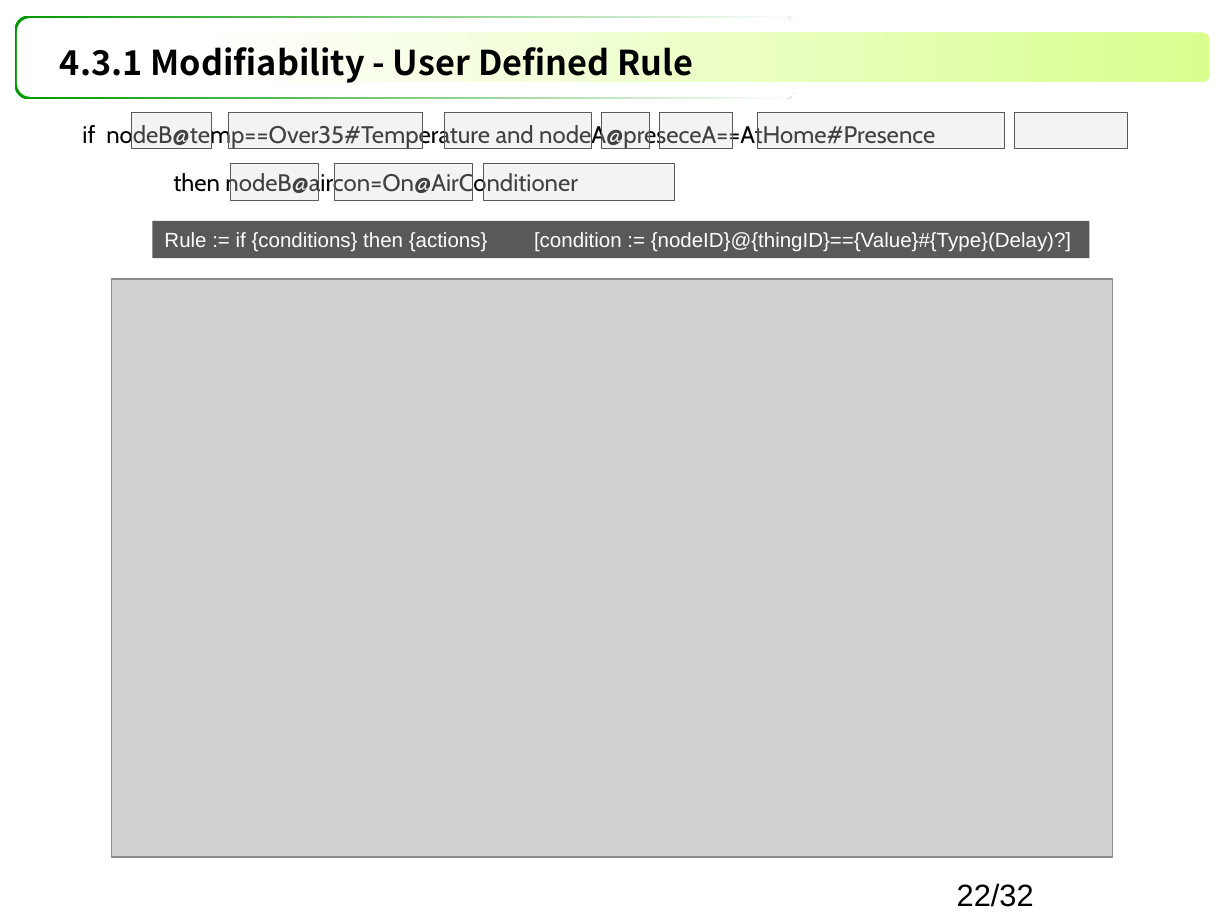
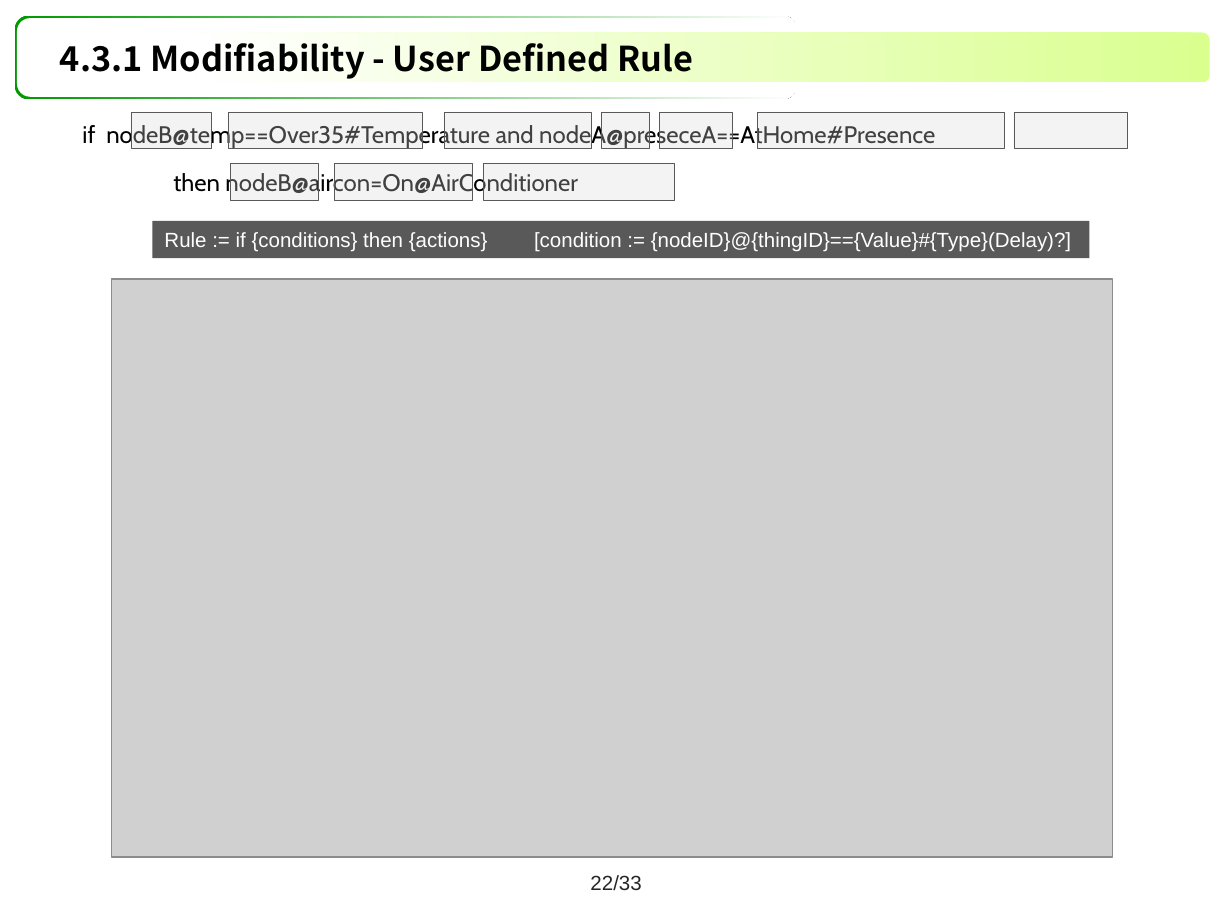
Before and after one commit to youkkwon/smarthome, a slide deck: slide 22 of doc/Docs/IoT System Final Presentation_06271447.pptx. Drawn at 1232x924 pixels with LibreOffice and Linux fonts; fonts in the diff are those of the drawing; grey boxes stand for pictures. Boxes give left, top, right and bottom in pixels: in the first picture for what was removed or moved away, otherwise in the second. Text is boxed around its words. In the diff, an @@ line names an element or a change of style, - is before the commit and + after.

```diff
--- a/doc/Docs/IoT System Final Presentation_06271447.pptx
+++ b/doc/Docs/IoT System Final Presentation_06271447.pptx
@@ title "4.3.1 Modifiability - User Defined ...": place and size @@
-title "4.3.1 Modifiability - User Defined ..." at bbox=[60, 47, 693, 85]
+title "4.3.1 Modifiability - User Defined ..." at bbox=[60, 43, 693, 79]
@@ page number added at bbox=[590, 875, 641, 890], 12 pt, text #262626 @@
+22/33
@@ page number removed at bbox=[957, 883, 1034, 907] @@
-22/32
```
Also in this commit, not shown: 39 other slides changed.
